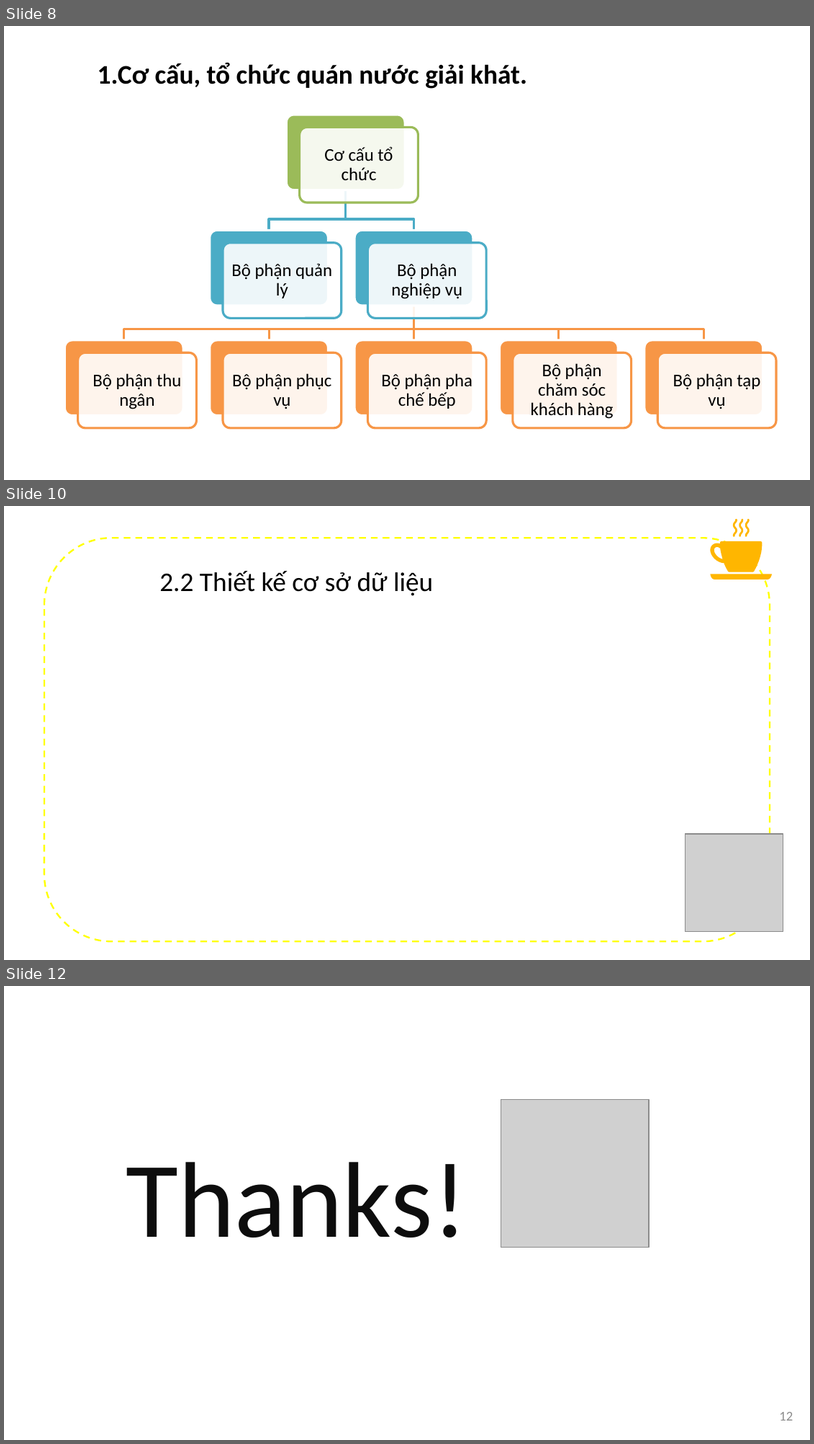
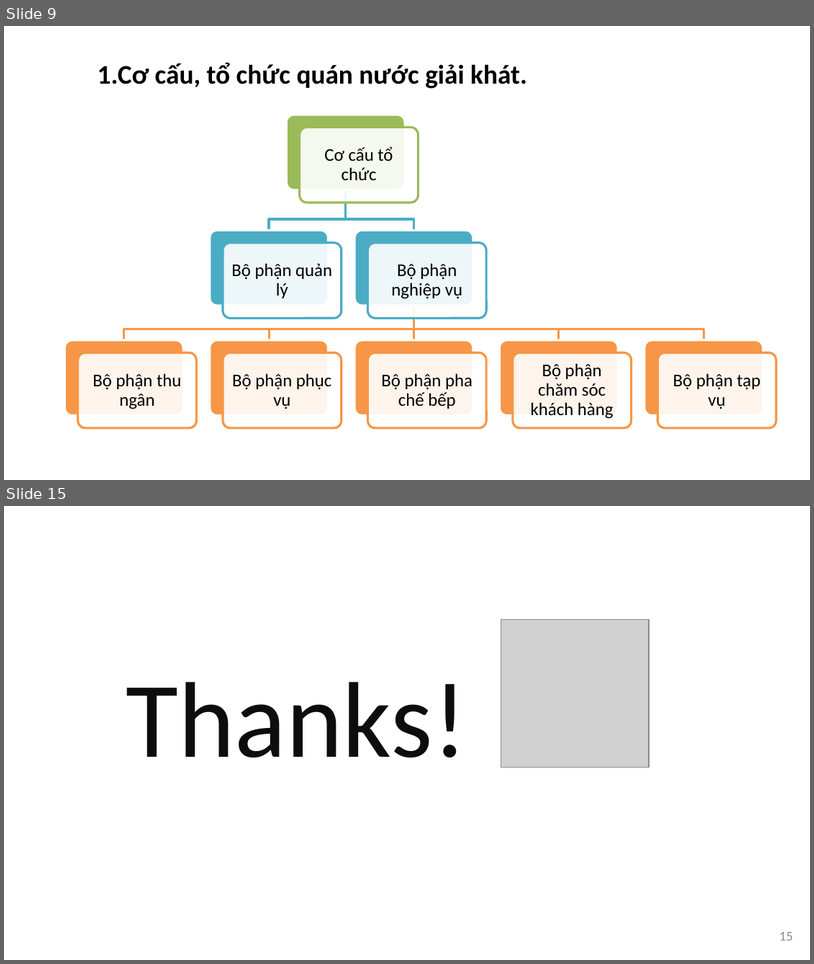
Before and after one commit to datduong97/Congnghephanmem, a slide deck: bccnpm2.pptx. Shown one above the other, each under a label of ours: slides 8, 10 and 12 before the commit, slides 9 and 15 after it; the slides between them are not shown. The pictures are 814x1444 and 814x964 pixels, drawn with LibreOffice and Linux fonts; fonts in the diff are those of the drawing; grey boxes stand for pictures; background and template pictures are left out. Boxes give left, top, right and bottom in pixels: in the first picture for what was removed or moved away, otherwise in the second. Text is boxed around its words. In the diff, an @@ line names an element or a change of style, - is before the commit and + after.

```diff
--- a/bccnpm2.pptx
+++ b/bccnpm2.pptx
@@ slide 10 removed at <box>4,506,810,960</box>, background picture (left out) @@
@@ group removed at <box>710,519,772,579</box>: 5 freeform shapes @@
@@ rounded rectangle removed at <box>44,538,770,942</box> @@
@@ text removed at <box>160,571,433,596</box> @@
-2.2 Thiết kế cơ sở dữ liệu
@@ picture removed at <box>685,834,783,931</box> @@
@@ what was slide 8 is now slide 9 @@
@@ what was slide 12 is now slide 15 @@
@@ page number at <box>779,932,793,940</box>: text changed @@
-12
+15
```
Also in this commit, not shown: 6 slides changed, 3 slides added, 2 other slides removed, 4 other files.
